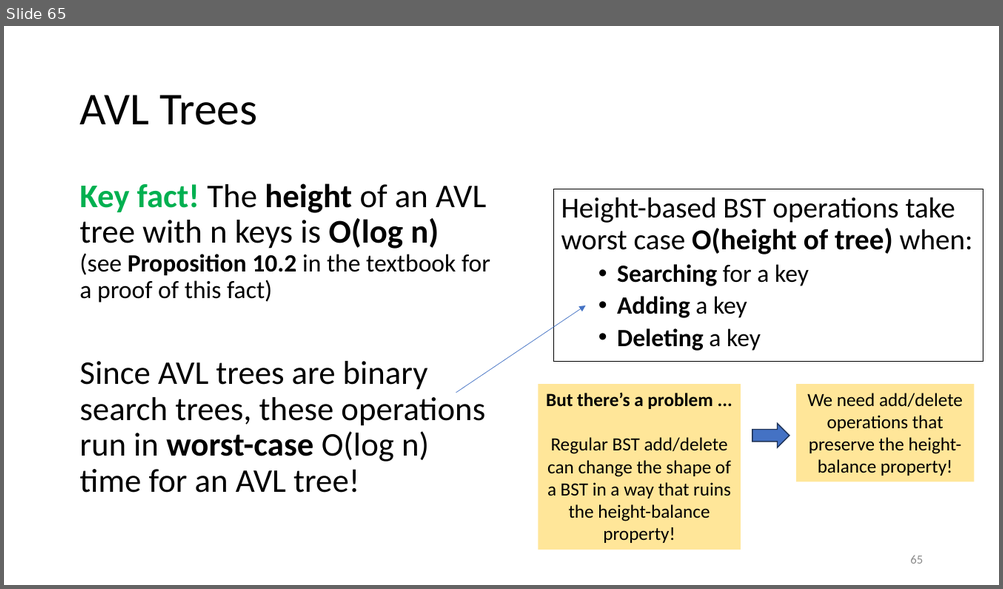
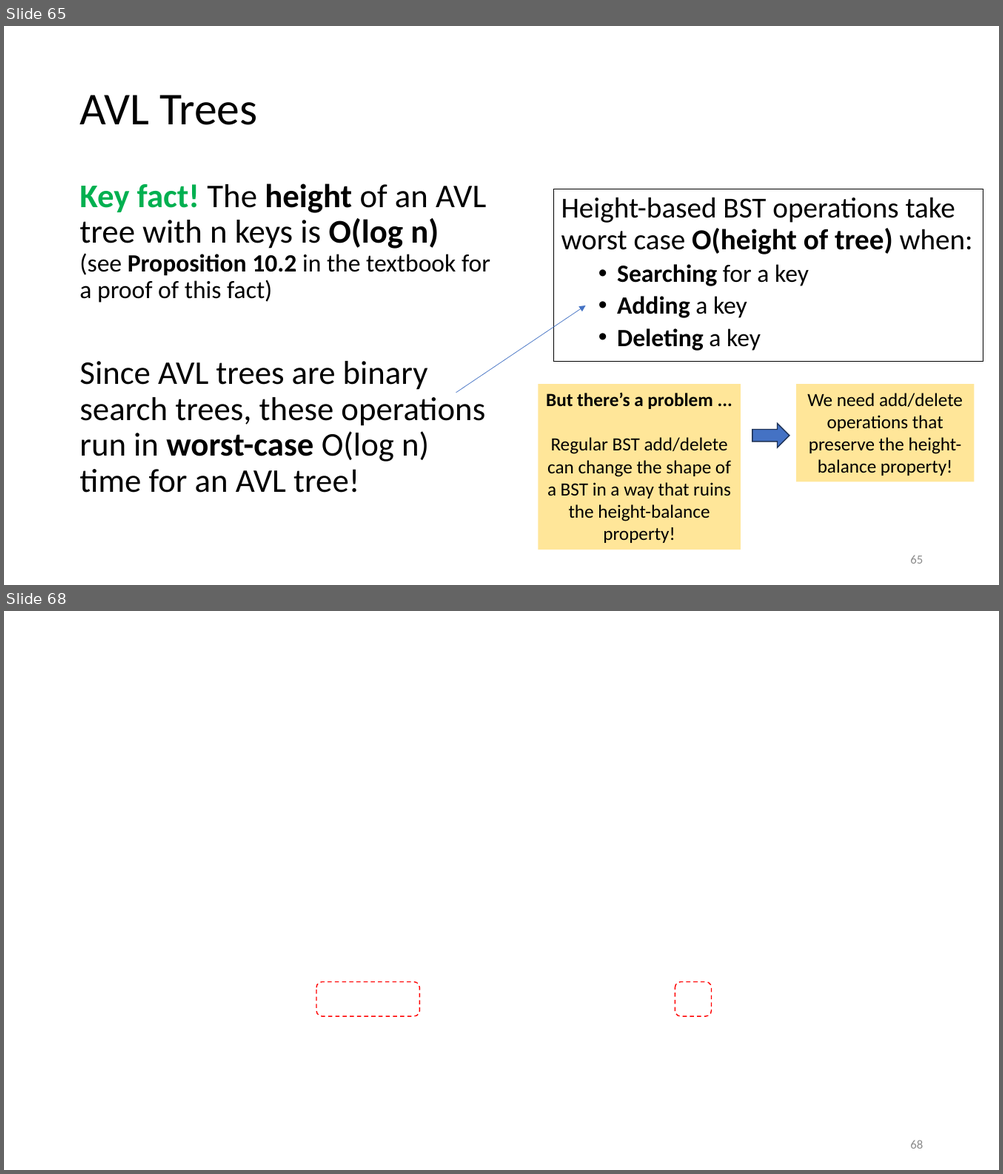
Before and after one commit to tjd1234/cmpt225summer2023, a slide deck: lecture_notes/week10/week10_BST.pptx. Shown one above the other, each under a label of ours: slide 65 before the commit, slides 65 and 68 after it; the slides between them are not shown. The pictures are 1003x589 and 1003x1174 pixels, drawn with LibreOffice and Linux fonts; fonts in the diff are those of the drawing; background and template pictures are left out. Boxes give left, top, right and bottom in pixels: in the first picture for what was removed or moved away, otherwise in the second. Text is boxed around its words. In the diff, an @@ line names an element or a change of style, - is before the commit and + after.

```diff
--- a/lecture_notes/week10/week10_BST.pptx
+++ b/lecture_notes/week10/week10_BST.pptx
@@ slide 68 added at (x1=4, y1=611, x2=999, y2=1170), background picture (left out) @@
@@ rounded rectangle added at (x1=316, y1=982, x2=420, y2=1017), outline #FF0000 1 pt dashed @@
@@ rounded rectangle added at (x1=674, y1=982, x2=711, y2=1017), outline #FF0000 1 pt dashed @@
@@ page number added at (x1=910, y1=1140, x2=922, y2=1149), 12 pt, text #8C8C8C @@
+68
```
Also in this commit, not shown: 1 slide changed, 8 other slides added.
